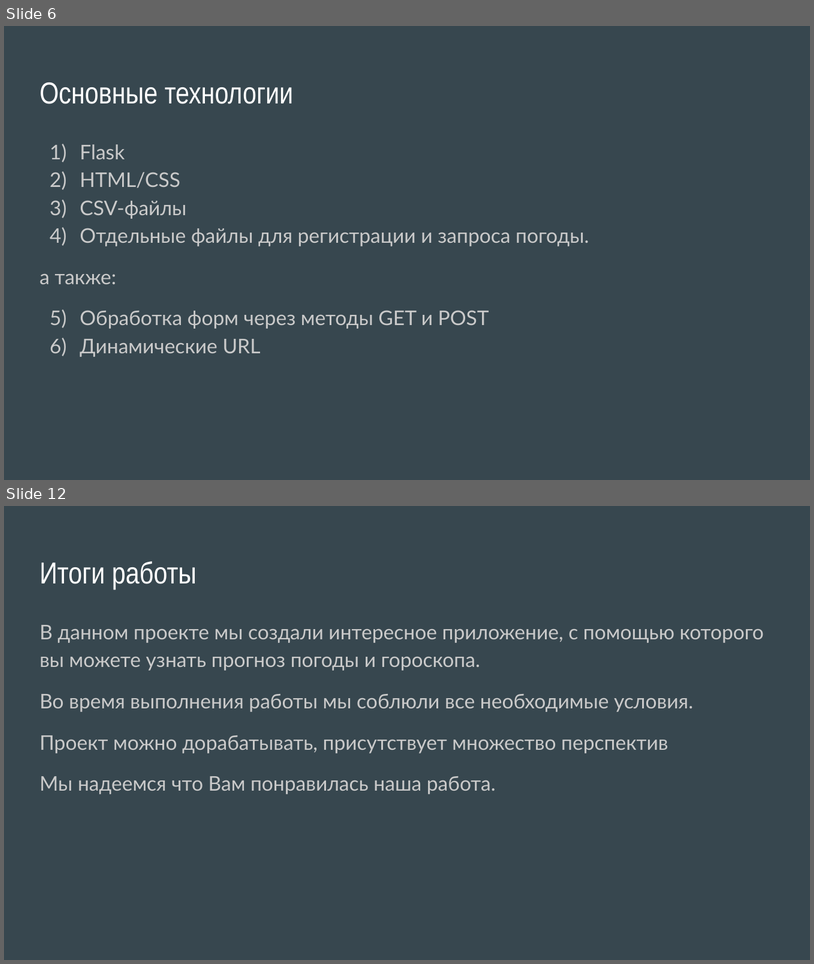
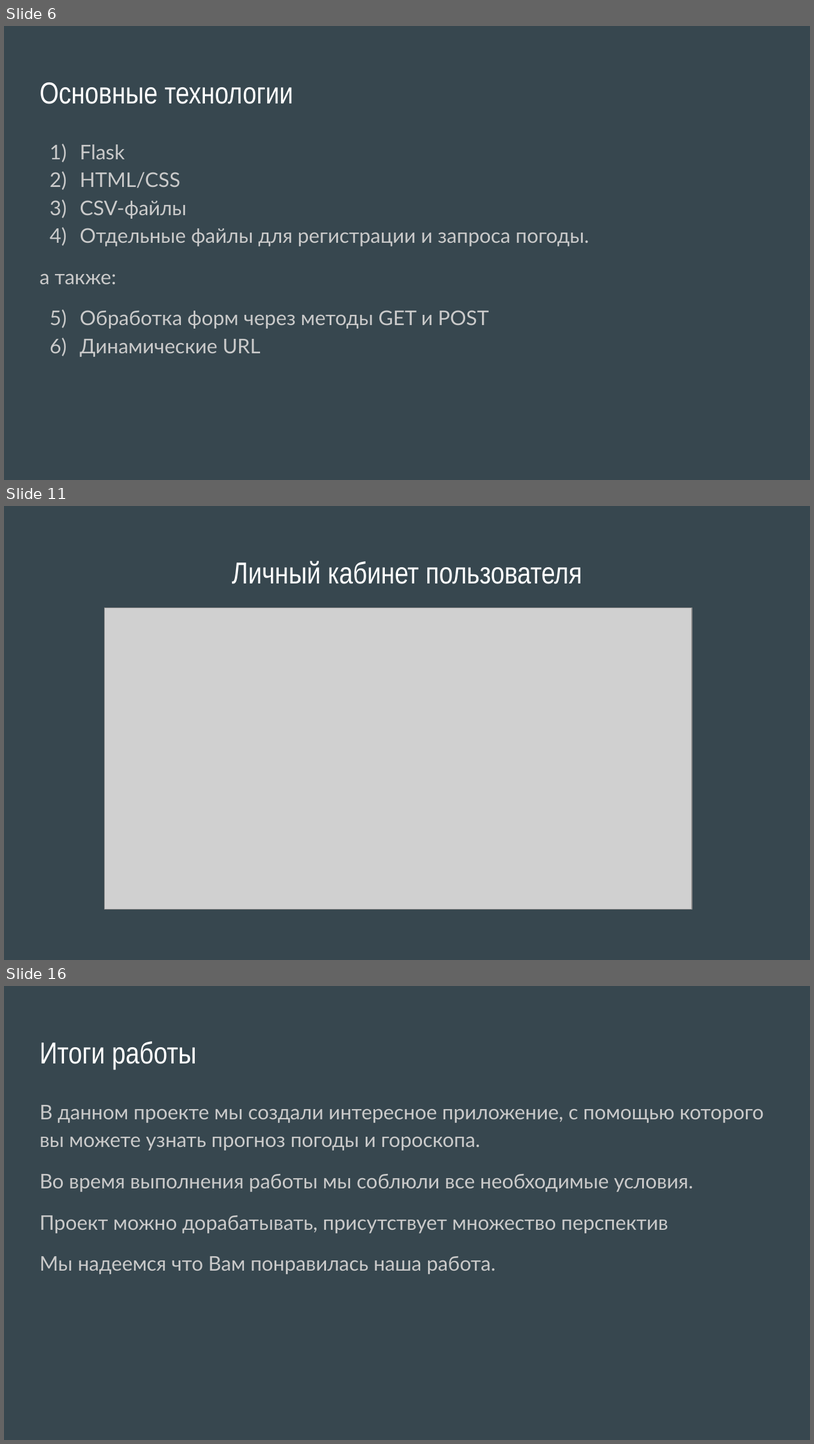
Before and after one commit to Alekseyavlenko/Goroscopic-weather, a slide deck: Goroscopic-weather.pptx. Shown one above the other, each under a label of ours: slides 6 and 12 before the commit, slides 6, 11 and 16 after it; the slides between them are not shown. The pictures are 814x964 and 814x1444 pixels, drawn with LibreOffice and Linux fonts; fonts in the diff are those of the drawing; grey boxes stand for pictures. Boxes give left, top, right and bottom in pixels: in the first picture for what was removed or moved away, otherwise in the second. Text is boxed around its words. In the diff, an @@ line names an element or a change of style, - is before the commit and + after.

```diff
--- a/Goroscopic-weather.pptx
+++ b/Goroscopic-weather.pptx
@@ slide 11 added at (4, 506, 810, 960), background #37474F @@
@@ title added at (232, 561, 582, 584), 27 pt, text #FFFFFF @@
+Личный кабинет пользователя
@@ picture added at (105, 607, 693, 909) @@
@@ what was slide 12 is now slide 16 @@
```
Also in this commit, not shown: 5 slides changed, 5 other slides added, 2 slides removed.
